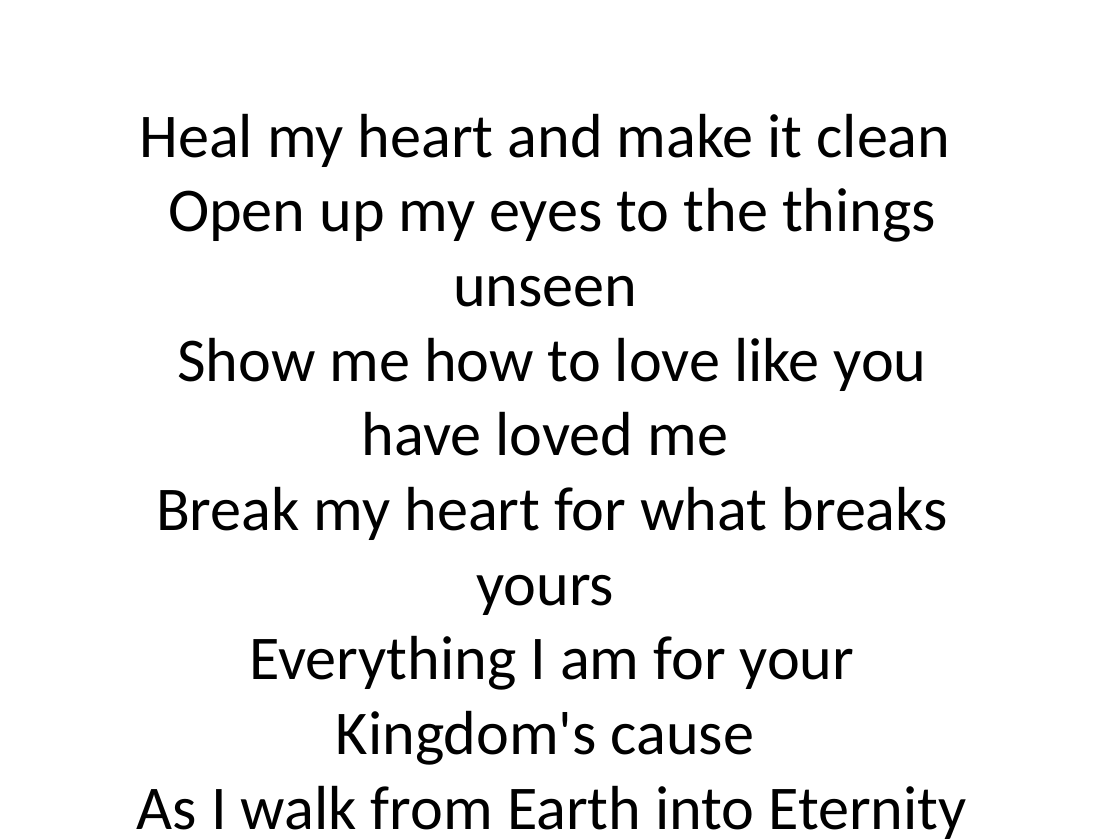
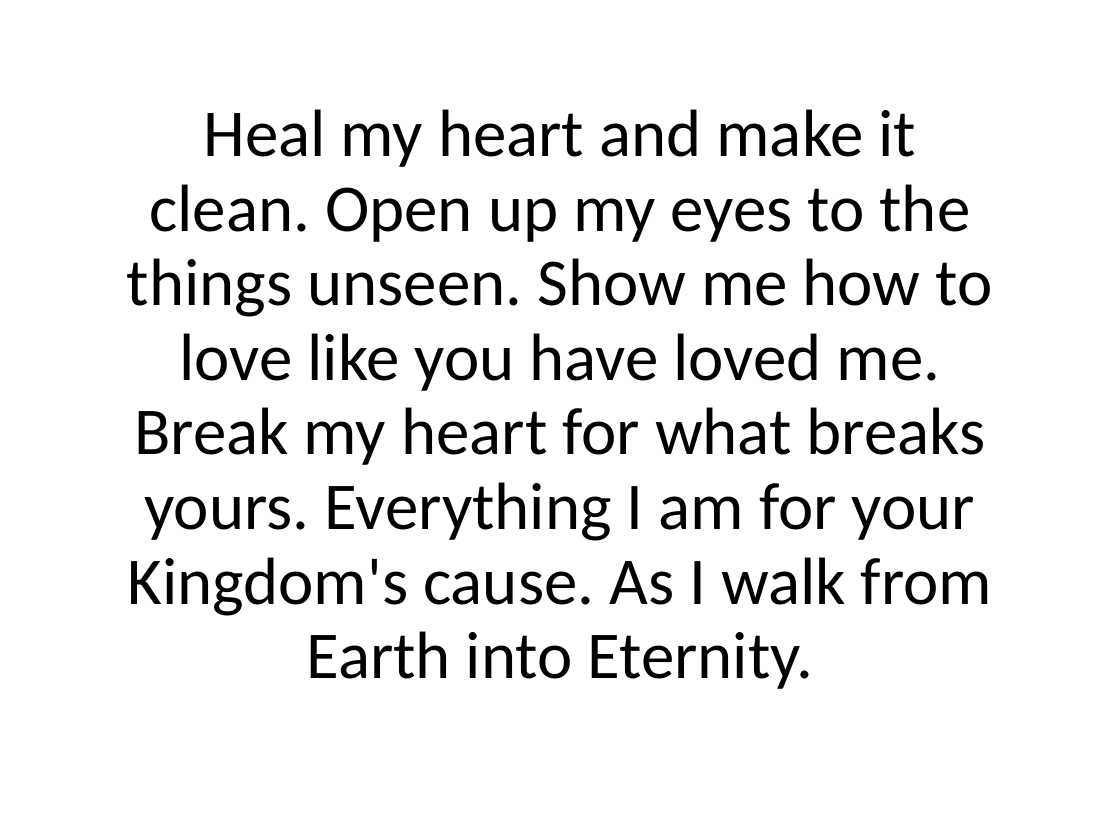
Before and after one commit to mightmay/songpptcreator, a slide deck: slide 39 of finishedppt/WorshipSongs.pptx (slide 16 before the commit). Drawn at 1120x840 pixels with LibreOffice and Linux fonts; fonts in the diff are those of the drawing. Boxes give left, top, right and bottom in pixels: in the first picture for what was removed or moved away, otherwise in the second. Text is boxed around its words. In the diff, an @@ line names an element or a change of style, - is before the commit and + after.

```diff
--- a/finishedppt/WorshipSongs.pptx
+++ b/finishedppt/WorshipSongs.pptx
@@ text at (127, 109, 993, 689): text changed; size 40 to 43 pt @@
-Heal my heart and make it clean
-Open up my eyes to the things unseen
-Show me how to love like you have loved me
-Break my heart for what breaks yours
-Everything I am for your Kingdom's cause
-As I walk from Earth into Eternity
+Heal my heart and make it clean. Open up my eyes to the things unseen. Show me how to love like you have loved me. Break my heart for what breaks yours. Everything I am for your Kingdom's cause. As I walk from Earth into Eternity.
```
Also in this commit, not shown: 6 other slides changed, 51 slides added, 8 slides removed, 12 other files.
